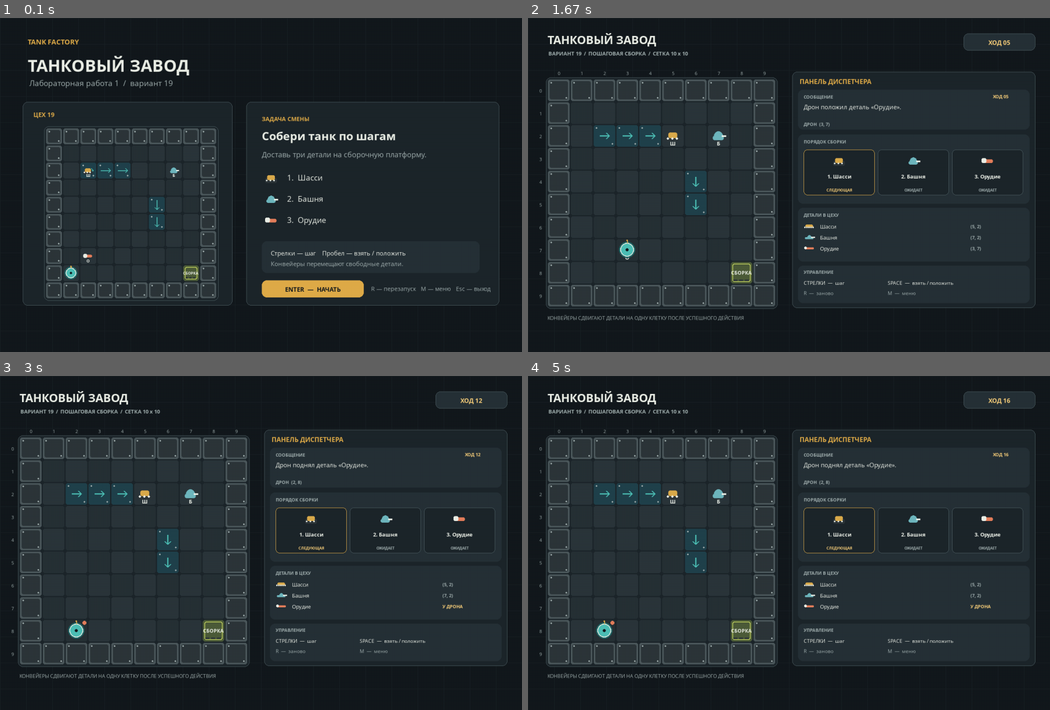
Above: before the commit, frames 1-4 (two rows, left to right).
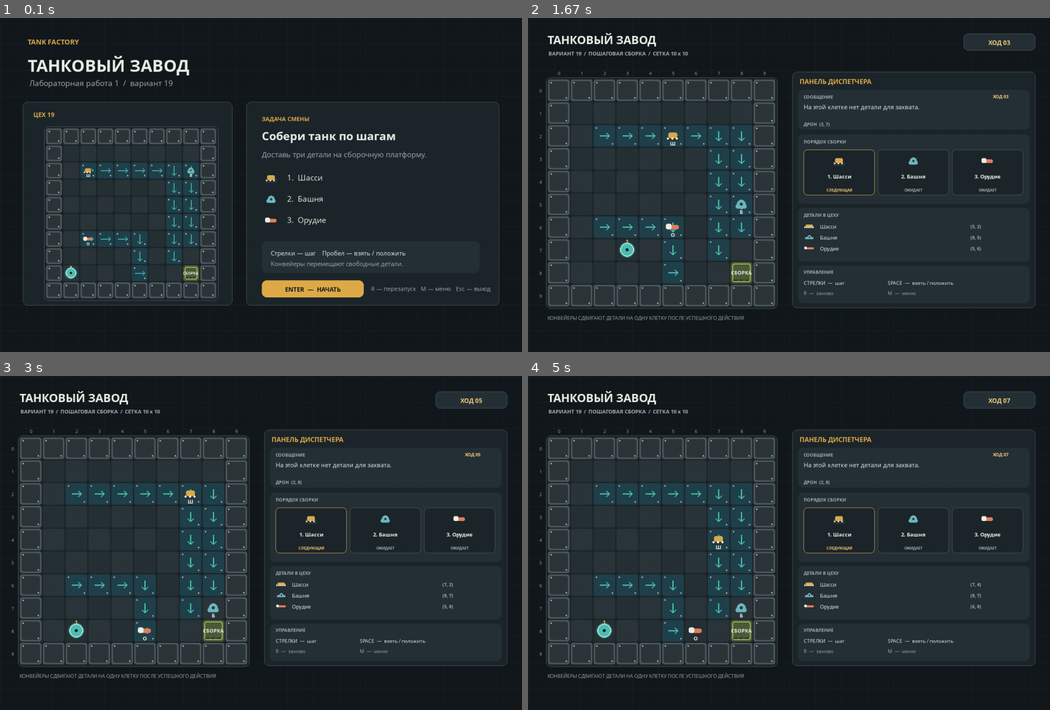
Above: after the commit, the same moments.

Repository: lMilleRl/PyGame_TankFactory
Game: pygame game, started from main.py
Two runs of this game, one before a commit and one after it. Both use one fixed random seed, a clock stepped at 60 frames per second and the inputs below.
Inputs:
- Up to frame 1 (0.1 s): no input
- Up to frame 2 (1.67 s): tap Space at 0.33, 1.23, 1.57 s; hold Right 0.67-1.13 s; hold Up 1.17-1.47 s; hold Right from 1.5 s (still down)
- Up to frame 3 (3 s): tap Space at 1.87, 2.07, 2.37, 2.63, 2.97 s; release Right at 1.97 s; hold Left 2-2.53 s; hold Down 2.57-2.87 s; hold Down from 2.9 s (still down)
- Up to frame 4 (5 s): tap Space at 3.27, 3.8, 4.1, 4.87 s; release Down at 3.3 s; hold Right 3.73-4.37 s; hold Left from 4.8 s (still down)

The runs differ from the first frame. In frame 1, 0.4% of the frame differs, in the area x 15-54%, y 43-79%; in frame 2, 0.8%; in frame 3, 0.9%; in frame 4, 0.9%, in the area x 12-93%, y 6-80%.

Commit message:
Make conveyor routing central to part retrieval
Start every component on a dedicated belt and carry it to a staging cell beside the assembly platform so each turn visibly advances the puzzle.

Diff:
--- a/tank_factory/constants.py
+++ b/tank_factory/constants.py
@@ -19,15 +19,32 @@
 ASSEMBLY_ORDER = (PartKind.CHASSIS, PartKind.TURRET, PartKind.CANNON)
 INITIAL_PARTS = (
     (PartKind.CHASSIS, 2, 2),
-    (PartKind.TURRET, 7, 2),
-    (PartKind.CANNON, 2, 7),
+    (PartKind.TURRET, 8, 2),
+    (PartKind.CANNON, 2, 6),
 )
 CONVEYOR_LAYOUT = (
     (2, 2, 1, 0),
     (3, 2, 1, 0),
     (4, 2, 1, 0),
-    (6, 4, 0, 1),
-    (6, 5, 0, 1),
+    (5, 2, 1, 0),
+    (6, 2, 1, 0),
+    (7, 2, 0, 1),
+    (7, 3, 0, 1),
+    (7, 4, 0, 1),
+    (7, 5, 0, 1),
+    (7, 6, 0, 1),
+    (7, 7, 0, 1),
+    (8, 2, 0, 1),
+    (8, 3, 0, 1),
+    (8, 4, 0, 1),
+    (8, 5, 0, 1),
+    (8, 6, 0, 1),
+    (2, 6, 1, 0),
+    (3, 6, 1, 0),
+    (4, 6, 1, 0),
+    (5, 6, 0, 1),
+    (5, 7, 0, 1),
+    (5, 8, 1, 0),
 )
 
 PALETTE = {
--- a/tank_factory/factory.py
+++ b/tank_factory/factory.py
@@ -59,7 +59,7 @@
         self.assembly_stack: list[PartKind] = []
         self.turn_count = 0
         self.status = FactoryStatus.ACTIVE
-        self.message = "Сначала доставьте на платформу шасси."
+        self.message = "Конвейеры везут детали к зонам ожидания у сборочной платформы."
         self._validate_layout()
 
     @staticmethod
@@ -175,10 +175,12 @@
 
     def _finish_turn(self, message: str) -> None:
         self.turn_count += 1
+        moved_parts = self._advance_conveyors()
+        if moved_parts:
+            message = f"{message} По конвейерам перемещено деталей: {moved_parts}."
         self.message = message
-        self._advance_conveyors()
-
-    def _advance_conveyors(self) -> None:
+
+    def _advance_conveyors(self) -> int:
         """Сдвигает детали одновременно, чтобы результат не зависел от порядка списка."""
         positions = [part.position for part in self.parts]
         intended_moves: dict[int, Cell] = {}
@@ -215,3 +217,4 @@
 
         for index, destination in intended_moves.items():
             self.parts[index].grid_x, self.parts[index].grid_y = destination
+        return len(intended_moves)
--- a/tank_factory/renderer.py
+++ b/tank_factory/renderer.py
@@ -240,12 +240,11 @@
             base = pygame.Rect(rect.left + scale // 5, rect.top + scale // 2, rect.width - scale * 2 // 5, scale // 4)
             pygame.draw.rect(surface, color, base, border_radius=max(3, scale // 9))
             pygame.draw.circle(surface, color, (rect.centerx, rect.top + scale // 2), max(5, scale // 4))
-            pygame.draw.line(
+            pygame.draw.circle(
                 surface,
-                PALETTE["text"],
-                (rect.centerx + scale // 5, rect.top + scale // 2),
-                (rect.right - scale // 10, rect.top + scale // 2),
-                max(3, scale // 9),
+                PALETTE["wall_dark"],
+                (rect.centerx, rect.top + scale // 2),
+                max(2, scale // 11),
             )
         else:
             barrel = pygame.Rect(rect.left + scale // 6, rect.centery - scale // 8, rect.width - scale // 3, scale // 4)
--- a/tests/test_factory.py
+++ b/tests/test_factory.py
@@ -32,6 +32,22 @@
         self.assertEqual(len(factory.parts), 3)
         self.assertEqual(factory.assembly_indices, [])
 
+    def test_default_parts_start_on_conveyors_and_move_with_each_turn(self):
+        factory = Factory()
+
+        self.assertTrue(all(part.position in factory.conveyors for part in factory.parts))
+        self.assertTrue(factory.move_drone(1, 0))
+
+        self.assertEqual(
+            {part.kind: part.position for part in factory.parts},
+            {
+                PartKind.CHASSIS: (3, 2),
+                PartKind.TURRET: (8, 3),
+                PartKind.CANNON: (3, 6),
+            },
+        )
+        self.assertIn("перемещено деталей: 3", factory.message)
+
     def test_arrow_step_moves_drone_exactly_one_cell(self):
         factory = Factory()
         start = factory.drone_position
@@ -167,7 +183,7 @@
         self.assertEqual(factory.status, FactoryStatus.WON)
         self.assertFalse(factory.move_drone(1, 0))
 
-    def test_default_level_can_be_completed_with_grid_moves(self):
+    def test_default_level_can_be_completed_after_conveyors_stage_all_parts(self):
         factory = Factory()
 
         def move_to(destination):
@@ -180,17 +196,21 @@
             while factory.drone.grid_y > destination[1]:
                 self.assertTrue(factory.move_drone(0, -1))
 
-        move_to((1, 2))
-        move_to((5, 2))
-        self.assertEqual(factory.get_part_at((5, 2)).kind, PartKind.CHASSIS)
-        self.assertTrue(factory.interact())
-        move_to(factory.assembly_position)
-        self.assertTrue(factory.interact())
-
-        for part_kind, position in (
-            (PartKind.TURRET, (7, 2)),
-            (PartKind.CANNON, (2, 7)),
-        ):
+        for _ in range(12):
+            direction_x = 1 if factory.drone.grid_x < 8 else -1
+            self.assertTrue(factory.move_drone(direction_x, 0))
+
+        staging_positions = (
+            (PartKind.CHASSIS, (7, 8)),
+            (PartKind.TURRET, (8, 7)),
+            (PartKind.CANNON, (6, 8)),
+        )
+        for part_kind, position in staging_positions:
+            part = factory.get_part_at(position)
+            self.assertIsNotNone(part)
+            self.assertEqual(part.kind, part_kind)
+
+        for _, position in staging_positions:
             move_to(position)
             self.assertTrue(factory.interact())
             move_to(factory.assembly_position)
Not shown, changed: README.md
Binary file changed: screenshots/factory_gameplay.png
